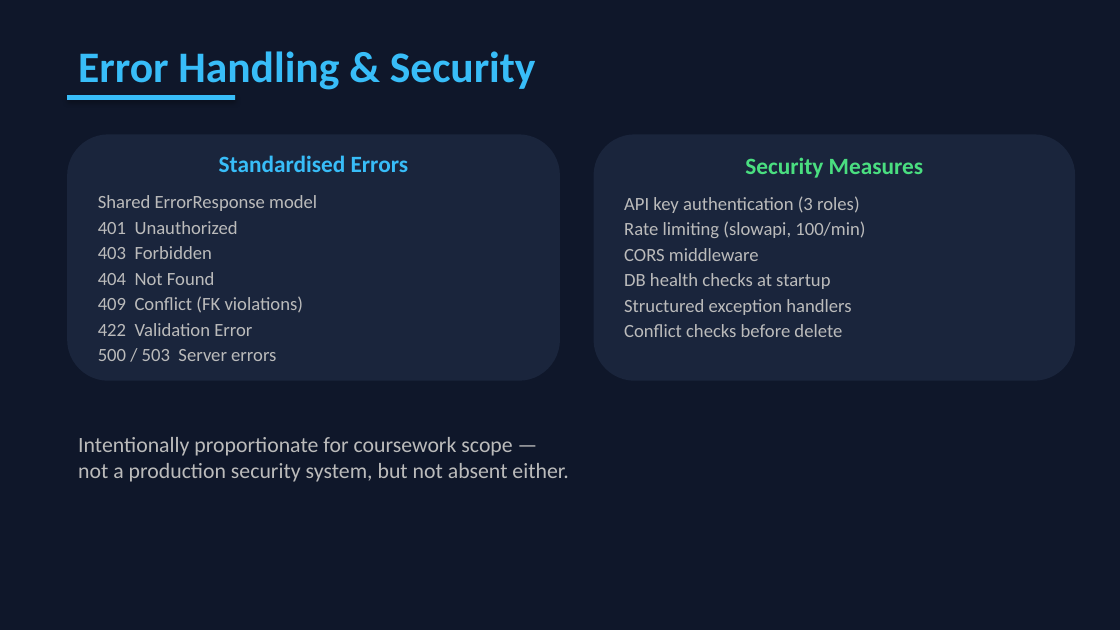
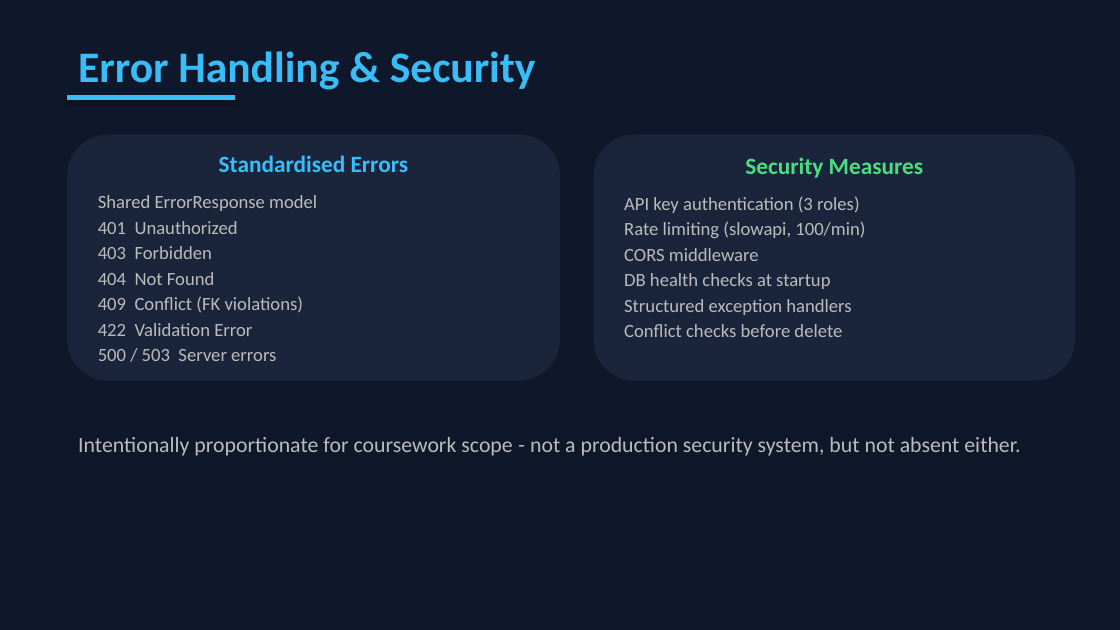
Before and after one commit to Igor-Kaminski/API_Coursework, a slide deck: slide 9 of docs/presentation.pptx. Drawn at 1120x630 pixels with LibreOffice and Linux fonts; fonts in the diff are those of the drawing. Boxes give left, top, right and bottom in pixels: in the first picture for what was removed or moved away, otherwise in the second. Text is boxed around its words. In the diff, an @@ line names an element or a change of style, - is before the commit and + after.

```diff
--- a/docs/presentation.pptx
+++ b/docs/presentation.pptx
@@ text at <box>78,437,1020,456</box>: text changed @@
-Intentionally proportionate for coursework scope —
-not a production security system, but not absent either.
+Intentionally proportionate for coursework scope - not a production security system, but not absent either.
```
Also in this commit, not shown: 4 other slides changed.
